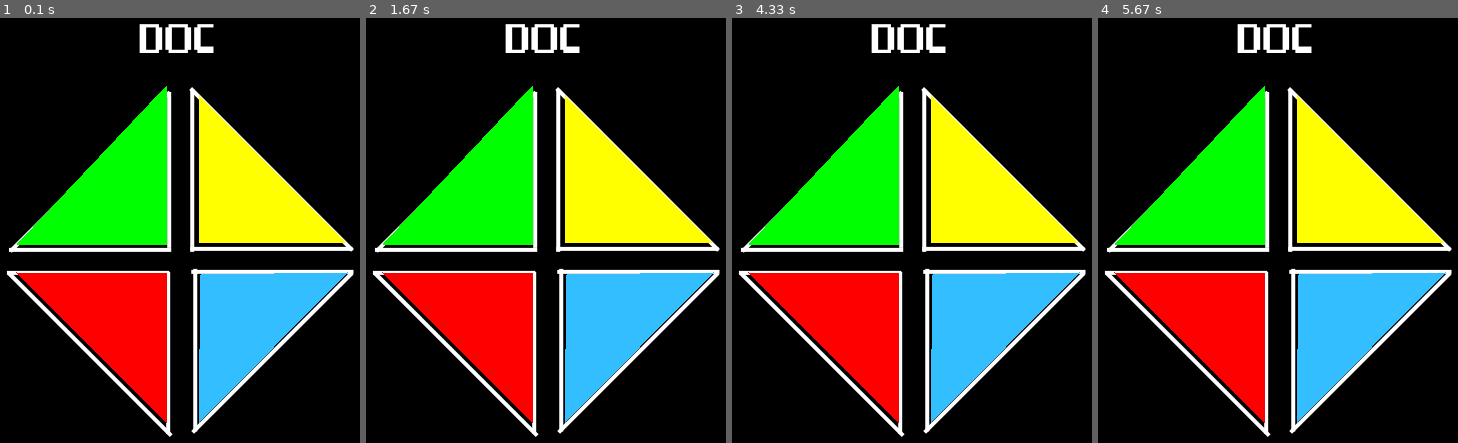
Above: before the commit, frames 1-4 (left to right).
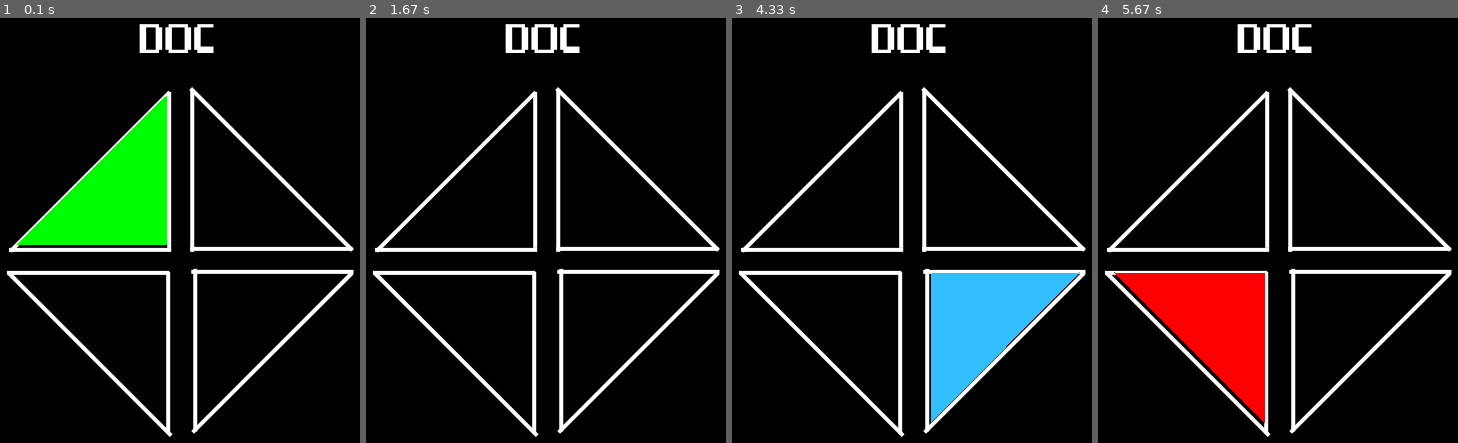
Above: after the commit, the same moments.

Repository: DanielMarcoD/DOC_PYGAME
Game: pygame game, started from DOC.py
Same seed, same stepped clock (60 frames per second), same inputs: the game is played once before the commit and once after it.
Inputs:
- Up to frame 1 (0.1 s): no input
- Up to frame 2 (1.67 s): no input
- Up to frame 3 (4.33 s): no input
- Up to frame 4 (5.67 s): no input

The runs differ from the first frame. In frame 1, 22% of the frame differs, in the area x 4-97%, y 16-96%; in frame 2, 30%; in frame 3, 23%; in frame 4, 22%.

Commit message:
Sorteia Cores

Diff:
--- a/DOC.py
+++ b/DOC.py
@@ -1,6 +1,7 @@
-import pygame
+import pygame,random,time
 
 pygame.init()
+tempo = pygame.time.Clock()
 
 tela_inicial = pygame.display.set_mode((500, 530), 0, 32)           # Janela
 pygame.display.set_caption("DOC")                            # Titulo da janela
@@ -22,14 +23,30 @@
 vermelha = pygame.draw.polygon(tela_inicial, VERMELHO, ((80, 345), (230, 346), (230, 495)))
 azul = pygame.draw.polygon(tela_inicial, AZUL, ((411, 345), (265, 347), (263, 495)))
 
-verde_light = {'cor': VERDE, 'posicao': ((81, 317), (230, 317), (230, 169))}
-amarelo_light = {'cor': AMARELO, 'posicao': ((409, 315), (263, 315), (263, 168))}
-azul_light = {'cor': AZUL, 'posicao': ((411, 345), (264, 346), (263, 495))}
-vermelho_light = {'cor': VERMELHO, 'posicao': ((80, 345), (230, 346), (230, 495))}
 
-colors = [verde_light, amarelo_light, vermelho_light, azul_light]
+def choose_color():
+    verde_light = {'cor': VERDE, 'posicao': ((81, 317), (230, 317), (230, 169))}
+    amarelo_light = {'cor': AMARELO, 'posicao': ((409, 315), (263, 315), (263, 168))}
+    azul_light = {'cor': AZUL, 'posicao': ((411, 345), (264, 346), (263, 495))}
+    vermelho_light = {'cor': VERMELHO, 'posicao': ((80, 345), (230, 346), (230, 495))}
+
+    colors = [verde_light, amarelo_light, vermelho_light, azul_light]
+    return random.choice(colors)
+
+
+def blinkColors(list_colors):
+    for color in list_colors:
+
+        pygame.draw.polygon(tela_inicial, color['cor'], color['posicao'])
+        pygame.display.update()
+        time.sleep(0.3)                                         # Tempo para mostrar a proxima cor
+
+        tela_inicial.blit(tela_jogo, (0, 30))
+        pygame.display.update()
+        time.sleep(0.3)
 
 game = False
+seq_colors = []
 
 tela_inicial.blit(tela_jogo, (0, 30))
 pygame.display.update()
@@ -41,9 +58,9 @@
         if evento.type == pygame.QUIT:
             game= False
 
-    verde = pygame.draw.polygon(tela_inicial, VERDE, ((81, 317), (230, 317), (230, 159)))
-    amarelo = pygame.draw.polygon(tela_inicial, AMARELO, ((409, 315), (263, 315), (263, 168)))
-    vermelha = pygame.draw.polygon(tela_inicial, VERMELHO, ((80, 345), (230, 346), (230, 495)))
-    azul = pygame.draw.polygon(tela_inicial, AZUL, ((411, 345), (265, 347), (263, 495)))
+    seq_colors.append(choose_color())              # Escolhe uma cor e adiciona a lista de sequencia
+    blinkColors(seq_colors)
+
+
 
     pygame.display.update()
